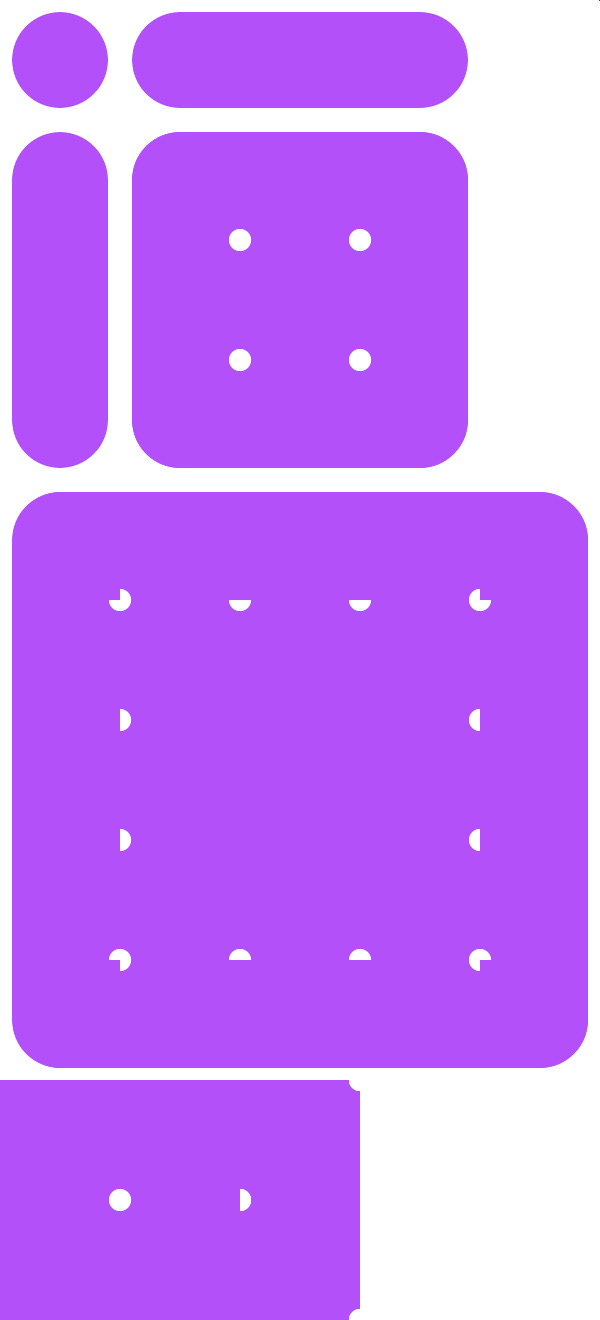
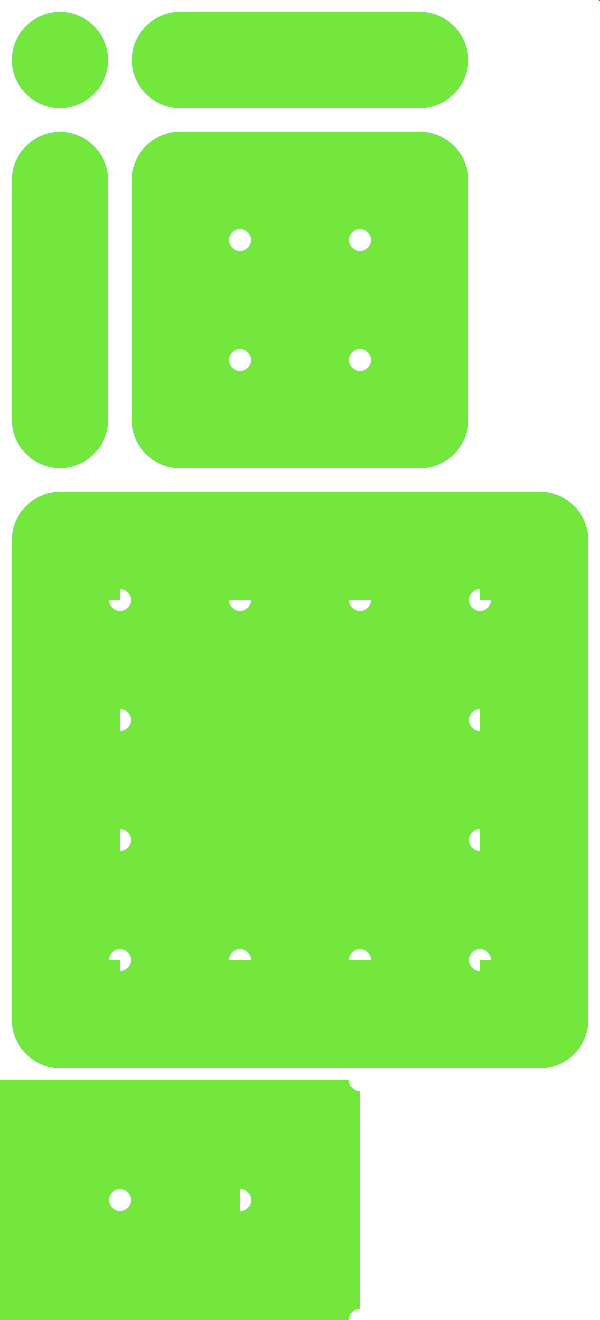
Two versions of the same layered image (600×1320). Layer-by-layer changes:
showed group "green.png" (2 layers) over [0, 0, 600, 1320]
painted on "green" over [0, 0, 600, 1320]
showed group "cyan.png" (2 layers) over [0, 0, 600, 1320]
painted on "cyan" over [0, 0, 600, 1320]
